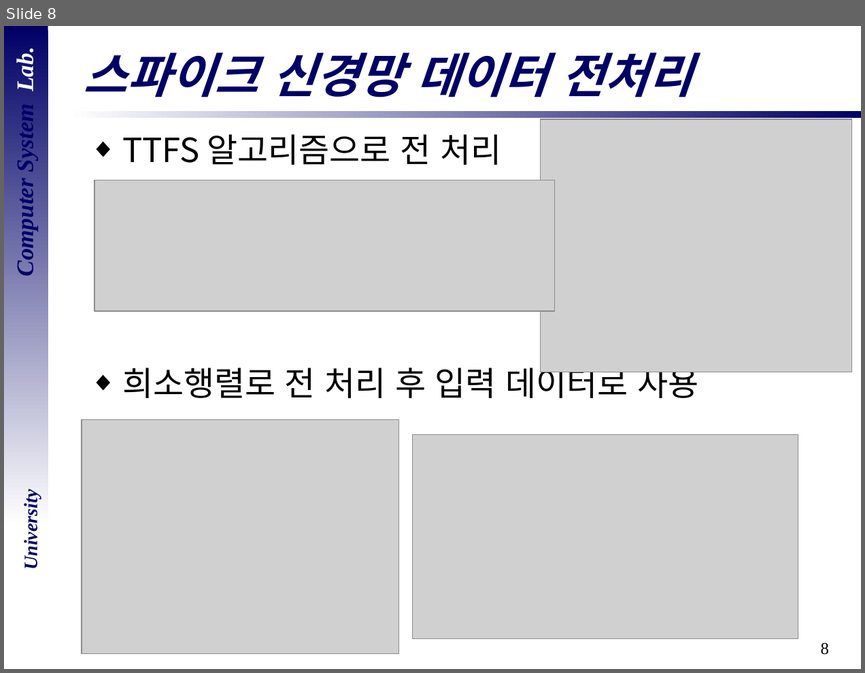
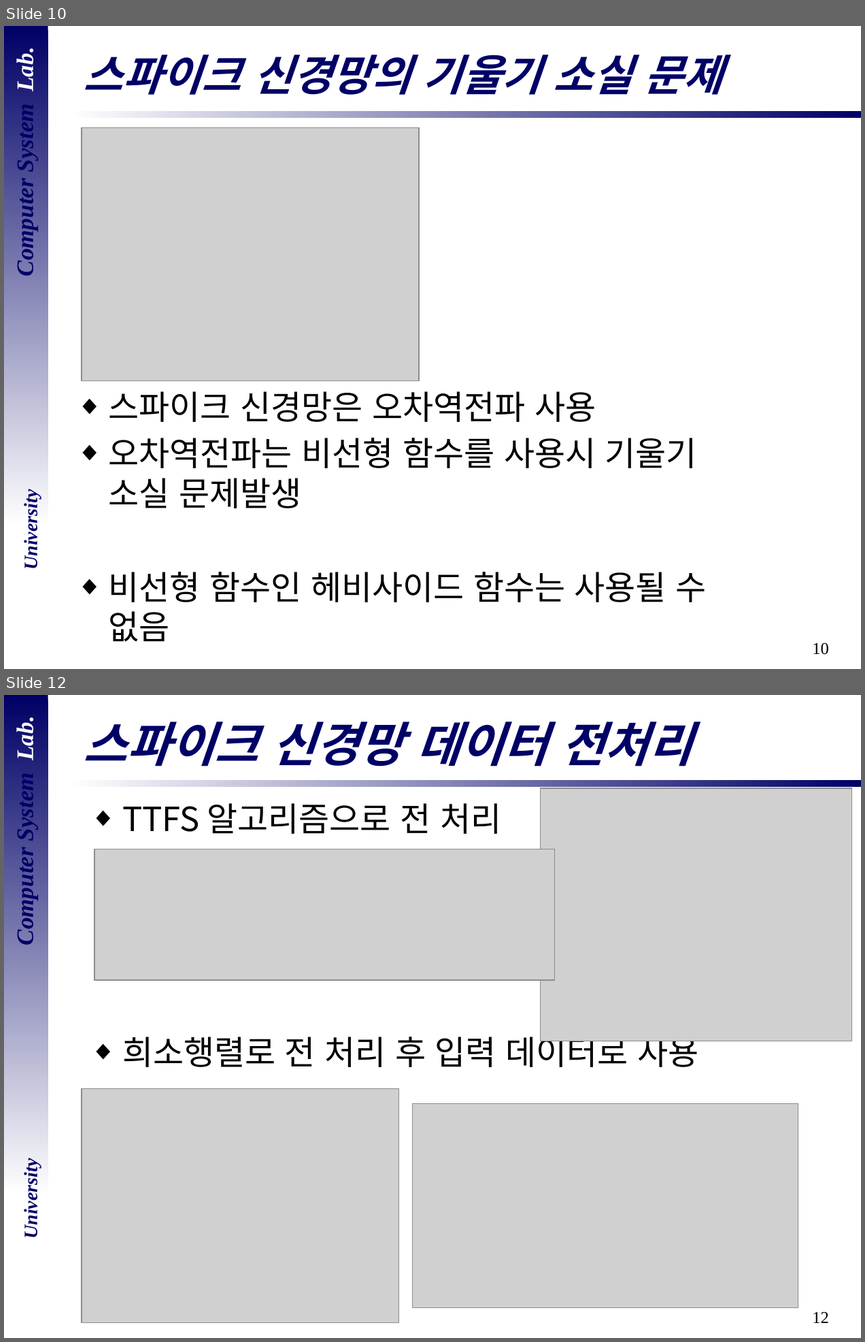
Before and after one commit to DevelopLee20/SNN, a slide deck: cs semina/졸업 논문 심사.pptx. Shown one above the other, each under a label of ours: slide 8 before the commit, slides 10 and 12 after it; the slides between them are not shown. The pictures are 865x673 and 865x1342 pixels, drawn with LibreOffice and Linux fonts; fonts in the diff are those of the drawing; grey boxes stand for pictures; background and template pictures are left out. Boxes give left, top, right and bottom in pixels: in the first picture for what was removed or moved away, otherwise in the second. Text is boxed around its words. In the diff, an @@ line names an element or a change of style, - is before the commit and + after.

```diff
--- a/cs semina/졸업 논문 심사.pptx
+++ b/cs semina/졸업 논문 심사.pptx
@@ slide 10 added at <box>4,26,861,669</box>, background #FFFFFF; not listed: 5 template elements that a slide beside it also shows @@
@@ title added at <box>84,55,723,95</box>, 36 pt, text #000066, bold, italic @@
+스파이크 신경망의 기울기 소실 문제
@@ picture added at <box>82,127,419,380</box> @@
@@ text added at <box>109,391,706,641</box>, 28 pt, text #000000 @@
+◆ 스파이크 신경망은 오차역전파 사용
+◆ 오차역전파는 비선형 함수를 사용시 기울기
+  소실 문제발생
+◆ 비선형 함수인 헤비사이드 함수는 사용될 수
+  없음
@@ what was slide 8 is now slide 12 @@
@@ page number at <box>812,1311,829,1323</box>: text changed @@
-8
+12
```
Also in this commit, not shown: 8 slides changed, 16 other slides added, 1 slide removed.
